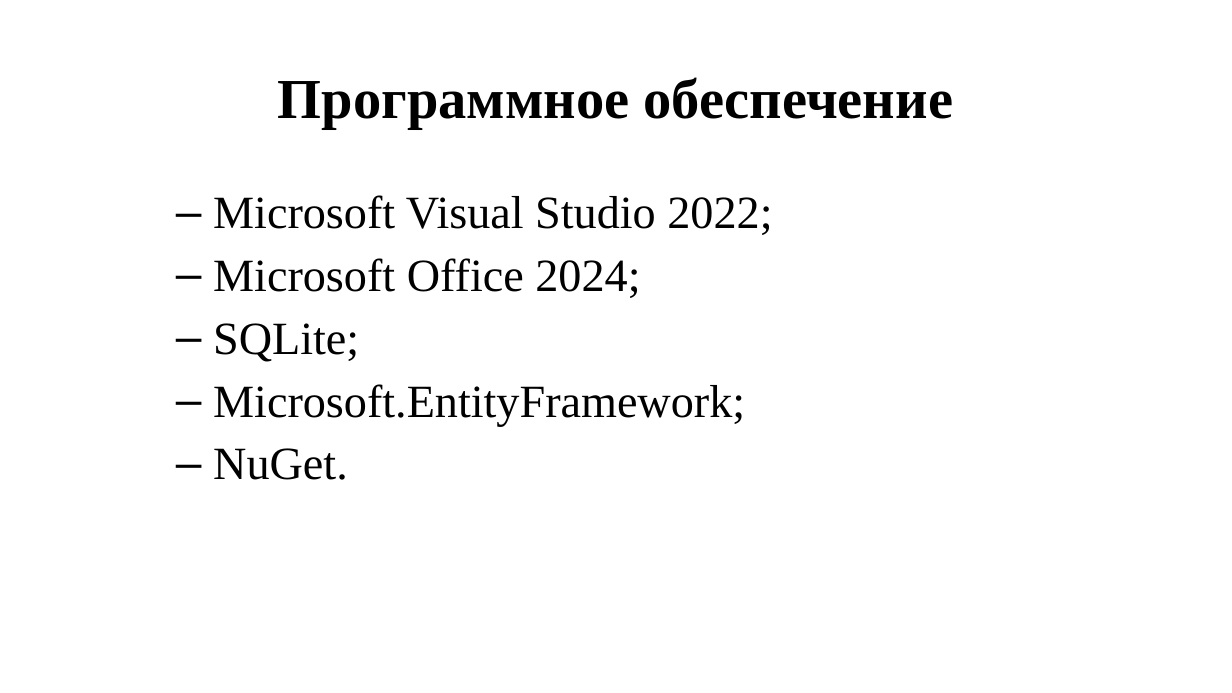
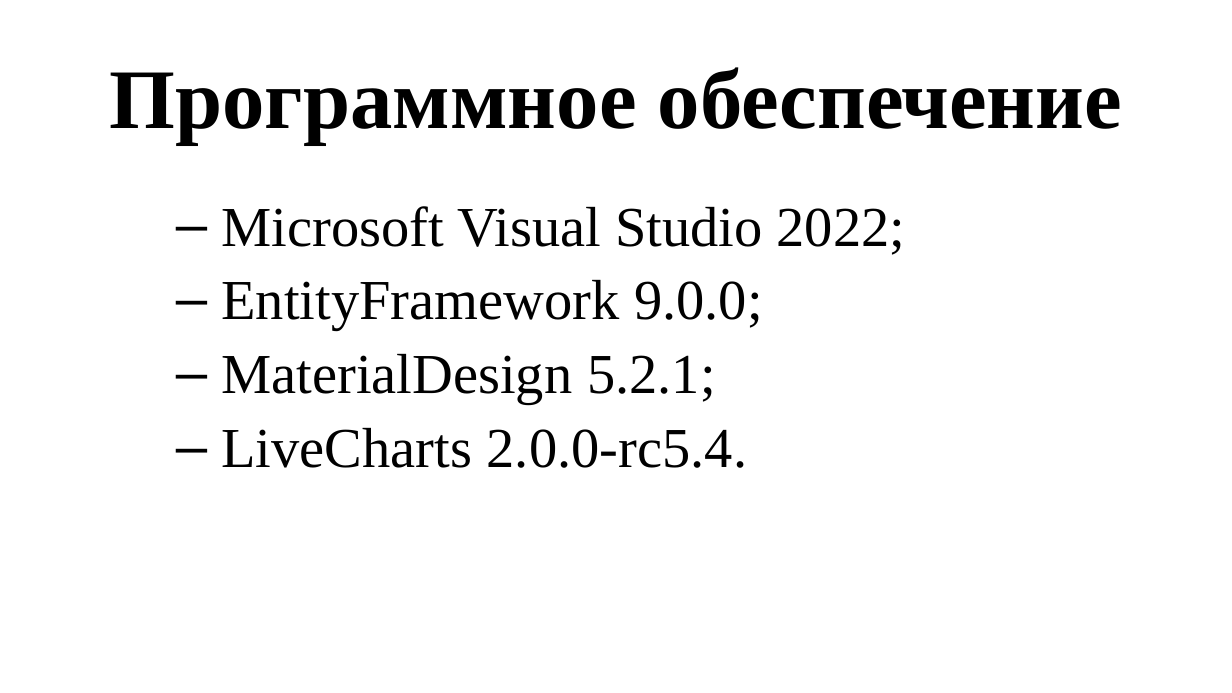
Before and after one commit to maldavan5916/VacTimeTP, a slide deck: slide 5 of Documentation/DIPLOM/Presentation.pptx. Drawn at 1232x693 pixels with LibreOffice and Linux fonts; fonts in the diff are those of the drawing. Boxes give left, top, right and bottom in pixels: in the first picture for what was removed or moved away, otherwise in the second. Text is boxed around its words. In the diff, an @@ line names an element or a change of style, - is before the commit and + after.

```diff
--- a/Documentation/DIPLOM/Presentation.pptx
+++ b/Documentation/DIPLOM/Presentation.pptx
@@ title "Программное обеспечение" moved from (x1=278, y1=77, x2=953, y2=130) to (x1=109, y1=67, x2=1122, y2=144) @@
@@ title "Программное обеспечение" at (x1=109, y1=67, x2=1122, y2=144): size 44 to 66 pt @@
@@ text "Microsoft Visual Studio 2022;" moved from (x1=213, y1=195, x2=772, y2=480) to (x1=221, y1=206, x2=906, y2=468) @@
@@ text at (x1=221, y1=206, x2=906, y2=255): size 36 to 44 pt in "Microsoft Visual Studio 2022;" @@
@@ text at (x1=221, y1=279, x2=763, y2=468): text changed; size 36 to 44 pt @@
-‒ Microsoft Office 2024;
-‒ SQLite;
-‒ Microsoft.EntityFramework;
-‒ NuGet.
+‒ EntityFramework 9.0.0;
+‒ MaterialDesign 5.2.1;
+‒ LiveCharts 2.0.0-rc5.4.
```
Also in this commit, not shown: 9 other slides changed, 2 slides added, 2 slides removed, 1 other file.
